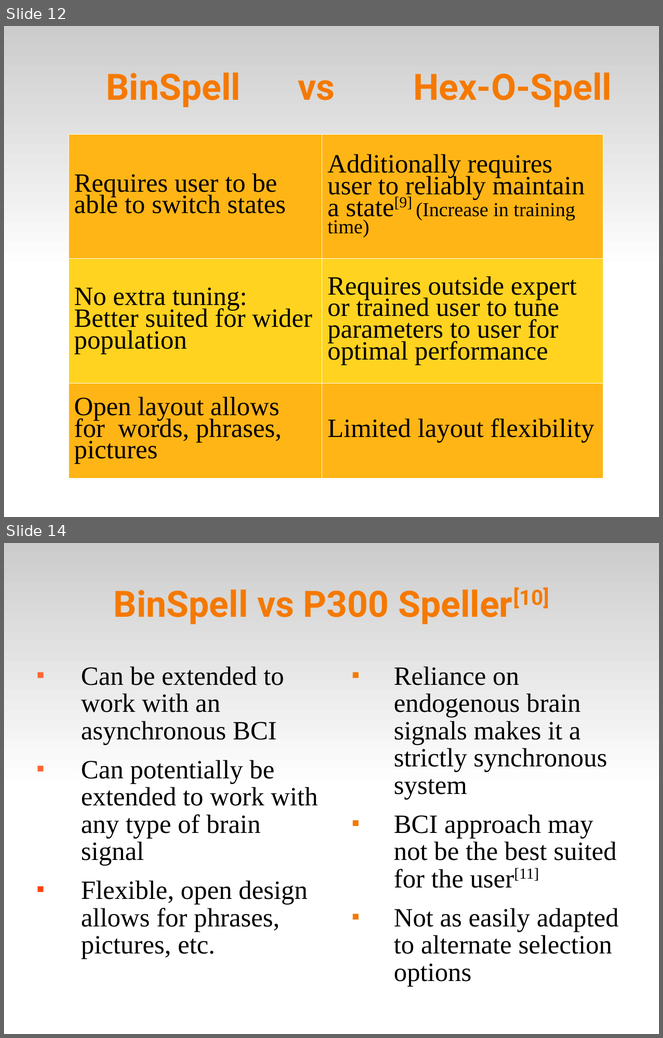
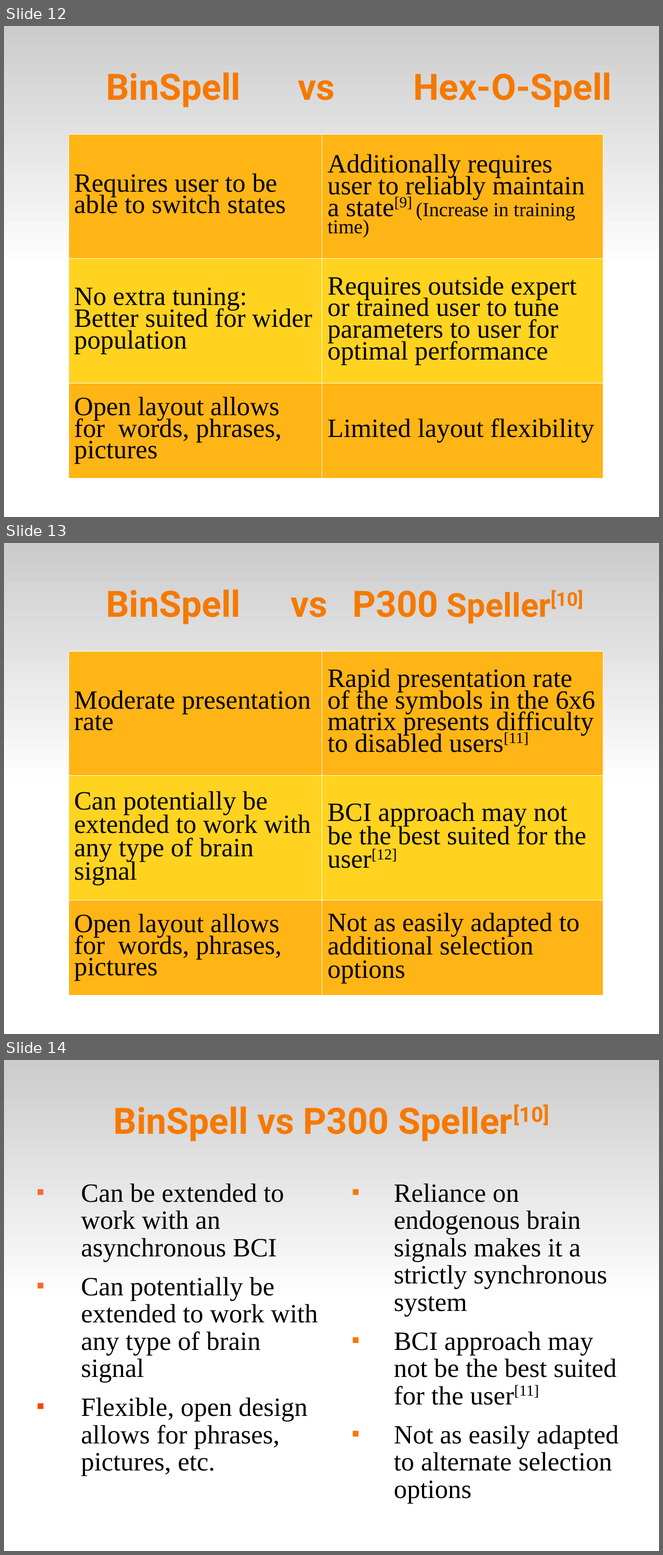
Before and after one commit to abdullah38rcc/BCI-Virtual-Keyboard, a slide deck: master's/docs/virtKey.ppt. Shown one above the other, each under a label of ours: slides 12 and 14 before the commit, slides 12, 13 and 14 after it; the slides between them are not shown. The pictures are 663x1038 and 663x1555 pixels, drawn with LibreOffice and Linux fonts; fonts in the diff are those of the drawing. Boxes give left, top, right and bottom in pixels: in the first picture for what was removed or moved away, otherwise in the second. Text is boxed around its words. In the diff, an @@ line names an element or a change of style, - is before the commit and + after.

```diff
--- a/master's/docs/virtKey.ppt
+++ b/master's/docs/virtKey.ppt
@@ slide 13 added at (x1=4, y1=543, x2=659, y2=1034), background #FFFFFF; not listed: 1 template element that a slide beside it also shows @@
@@ title added at (x1=106, y1=589, x2=241, y2=624), 44 pt, text #F57900, bold @@
+BinSpell
@@ text added at (x1=291, y1=597, x2=328, y2=617), 44 pt, text #F57900, bold @@
+vs
@@ text added at (x1=352, y1=590, x2=584, y2=624), 40 pt, text #F57900, bold @@
+P300 Speller[10]
@@ table added at (x1=68, y1=651, x2=604, y2=996), 3 rows, 2 columns @@
+Moderate presentation rate | Rapid presentation rate of the symbols in the 6x6 matrix presents difficulty to disabled users[11]
+Can potentially be extended to work with any type of brain signal | BCI approach may not be the best suited for the user[12]
+Open layout allows for words, phrases, pictures | Not as easily adapted to additional selection options
```
Also in this commit, not shown: 1 slide changed, 1 slide removed.
